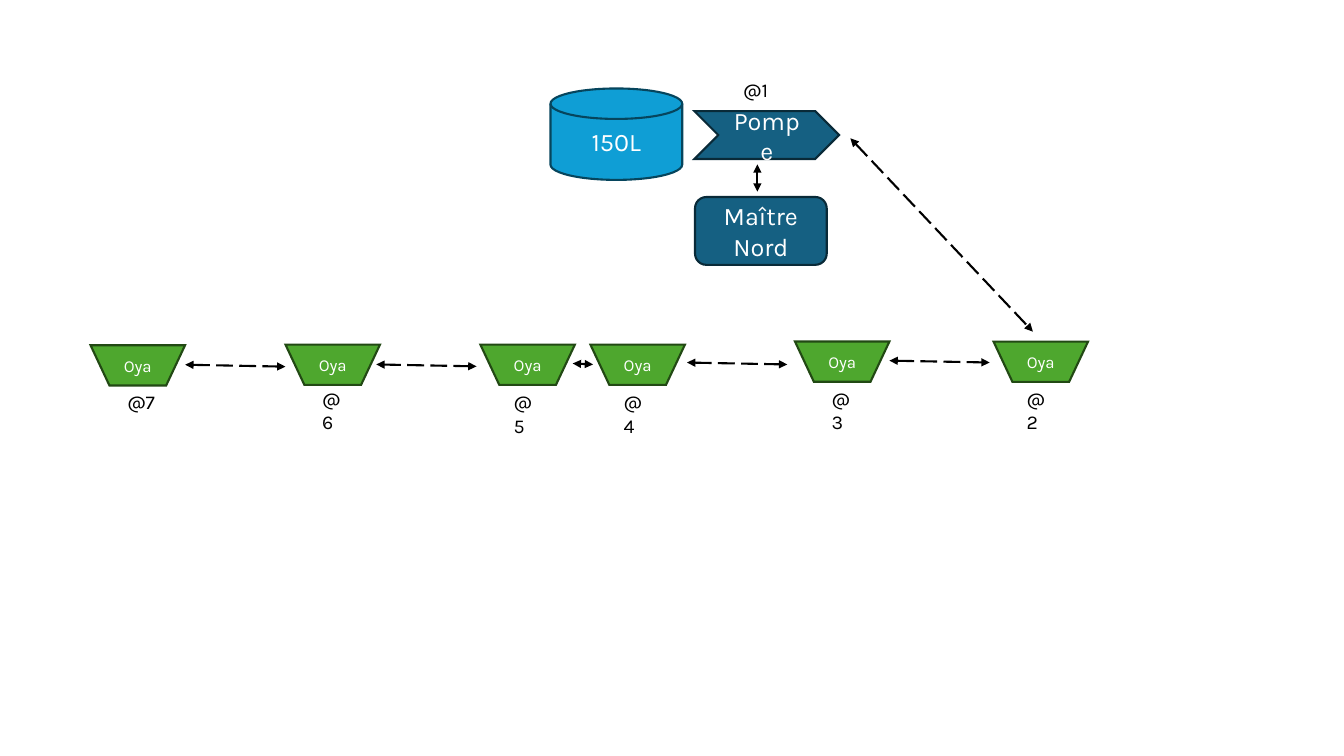
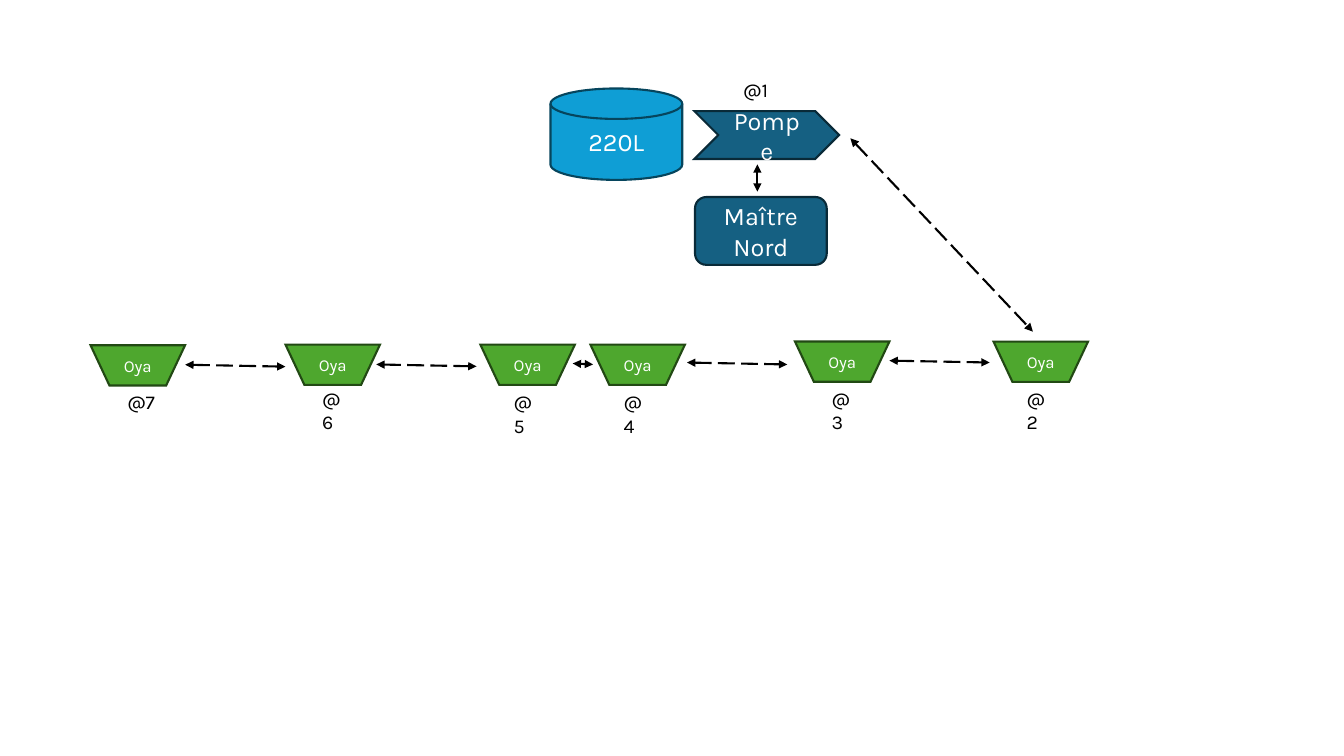
Before and after one commit to bpmine/jarduino, a slide deck: slide 3 of oyas/docs/montages.pptx. Drawn at 1344x756 pixels with LibreOffice and Linux fonts; fonts in the diff are those of the drawing. Boxes give left, top, right and bottom in pixels: in the first picture for what was removed or moved away, otherwise in the second. Text is boxed around its words. In the diff, an @@ line names an element or a change of style, - is before the commit and + after.

```diff
--- a/oyas/docs/montages.pptx
+++ b/oyas/docs/montages.pptx
@@ text in cylinder at [588, 135, 644, 152]: text changed @@
-150L
+220L
```
Also in this commit, not shown: 2 other slides changed, 3 other files.
